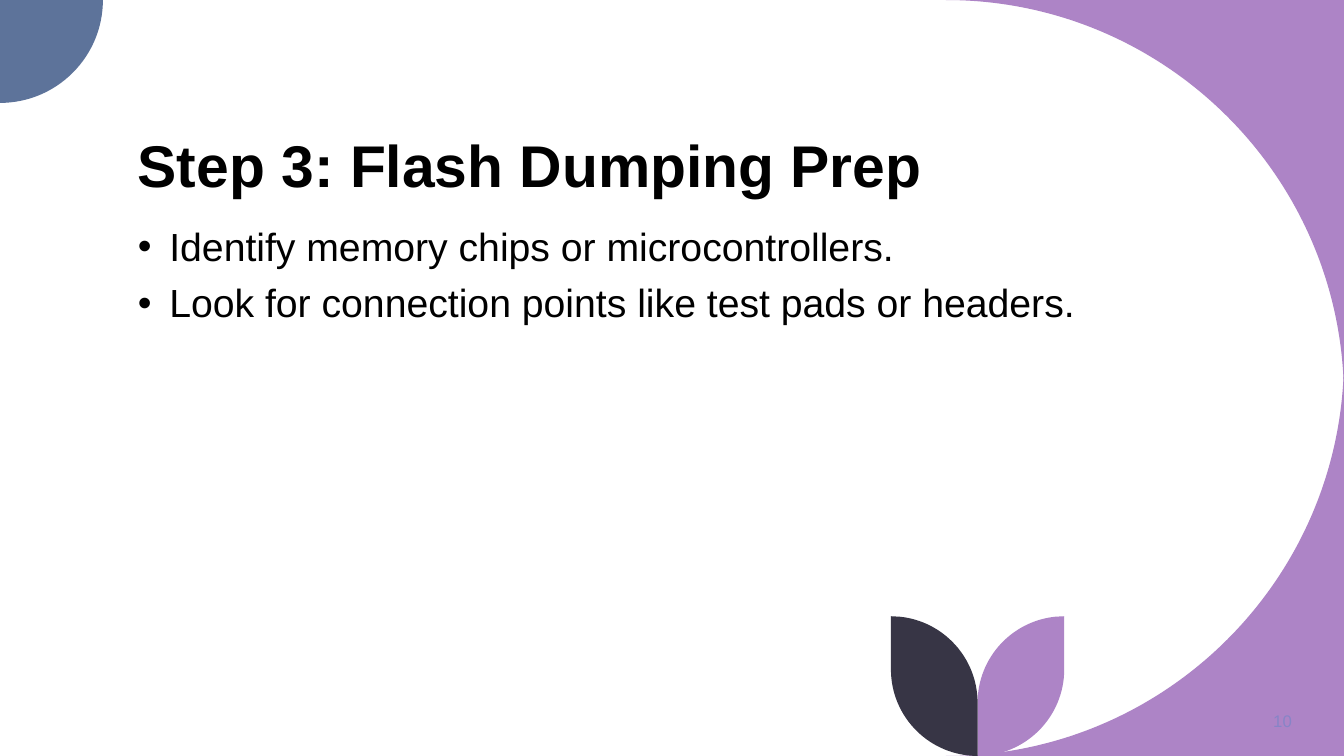
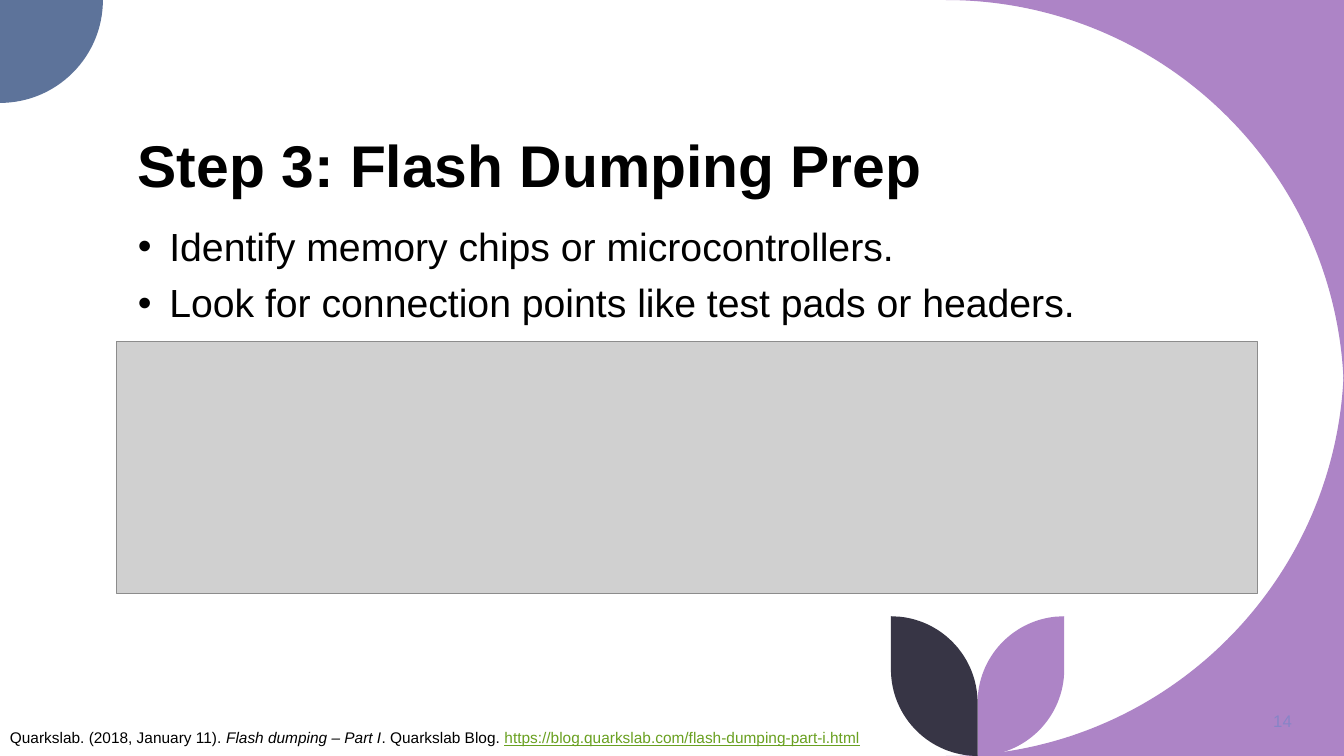
Before and after one commit to syd-kiwi/re-arduino-uno, a slide deck: slide 14 of Presentation/RE for the Rest of Us.pptx (slide 10 before the commit). Drawn at 1344x756 pixels with LibreOffice and Linux fonts; fonts in the diff are those of the drawing; grey boxes stand for pictures. Boxes give left, top, right and bottom in pixels: in the first picture for what was removed or moved away, otherwise in the second. Text is boxed around its words. In the diff, an @@ line names an element or a change of style, - is before the commit and + after.

```diff
--- a/Presentation/RE for the Rest of Us.pptx
+++ b/Presentation/RE for the Rest of Us.pptx
@@ picture added at <box>117,342,1258,594</box> @@
@@ text added at <box>10,732,859,746</box>, 11 pt, text #000000 @@
+Quarkslab. (2018, January 11). Flash dumping – Part I. Quarkslab Blog. https://blog.quarkslab.com/flash-dumping-part-i.html
```
Also in this commit, not shown: 15 other slides changed, 1 slide added, 1 slide removed.
